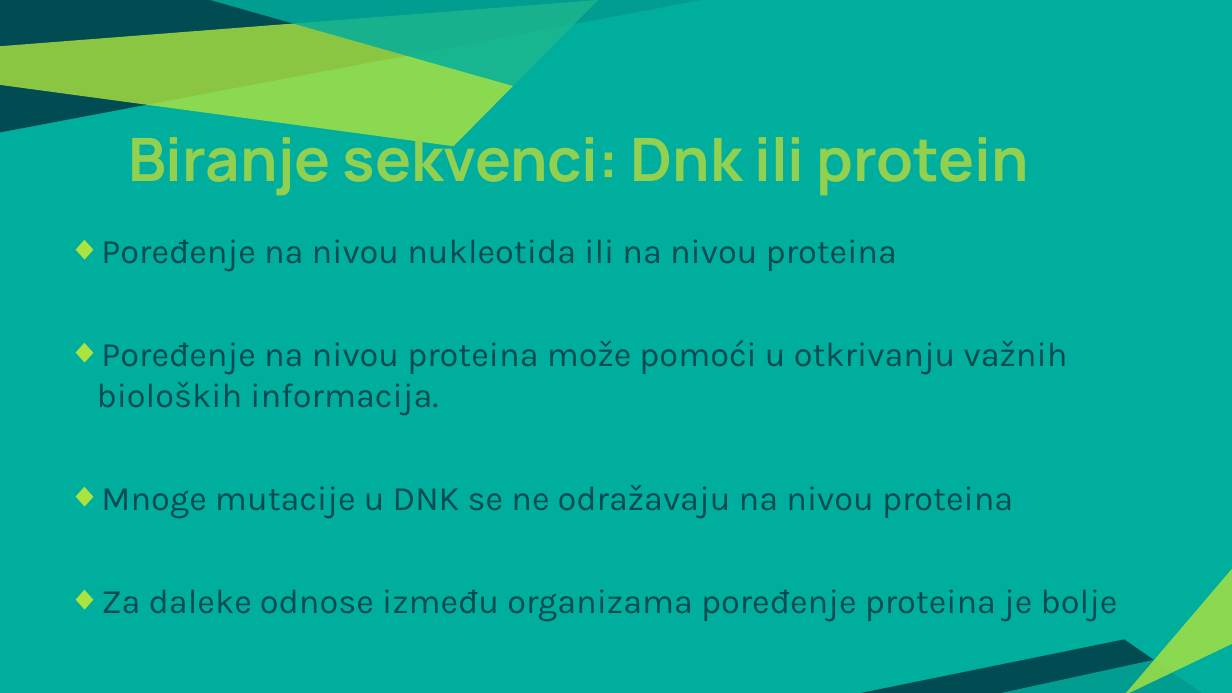
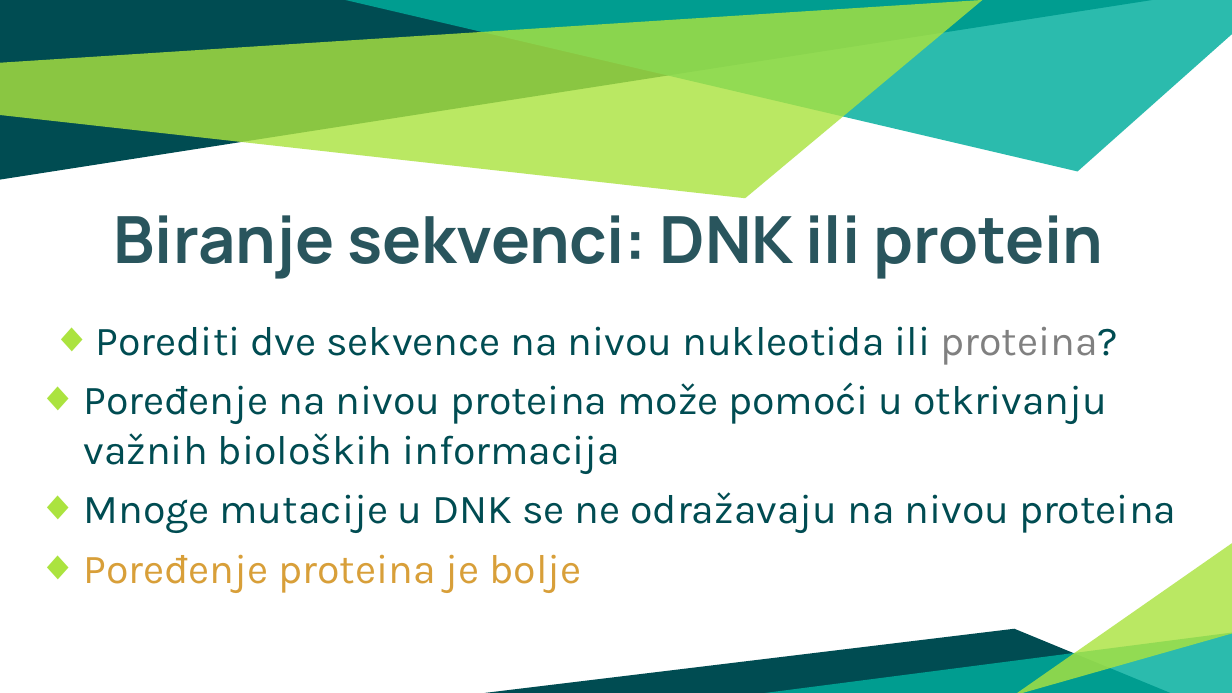
Before and after one commit to ozzy80/Large-Scale-Sequence-Comparison, a slide deck: slide 9 of Poređenje sekvenci velikih razmera.pptx. Drawn at 1232x693 pixels with LibreOffice and Linux fonts; fonts in the diff are those of the drawing. Boxes give left, top, right and bottom in pixels: in the first picture for what was removed or moved away, otherwise in the second. Text is boxed around its words. In the diff, an @@ line names an element or a change of style, - is before the commit and + after.

```diff
--- a/Poređenje sekvenci velikih razmera.pptx
+++ b/Poređenje sekvenci velikih razmera.pptx
@@ background #00AE9D to #FFFFFF @@
@@ freeform shape: place and size @@
-freeform shape at [0,0,598,147]
+freeform shape at [0,0,982,198]
@@ freeform shape: place and size @@
-freeform shape at [0,0,702,133]
+freeform shape at [0,0,1152,180]
@@ freeform shape: place and size @@
-freeform shape at [209,0,764,126]
+freeform shape at [345,0,1232,171]
@@ title at [114,215,1103,279]: text changed; size 35 to 38 pt; text colour #92D050 to #29555D @@
-Biranje sekvenci: Dnk ili protein
+Biranje sekvenci: DNK ili protein
@@ text "Porediti dve sekvence na nivou ...": place and size @@
-text "Porediti dve sekvence na nivou ..." at [97,239,1118,621]
+text "Porediti dve sekvence na nivou ..." at [84,326,1176,593]
@@ text at [84,326,1119,474]: text changed; size 20 to 24 pt @@
-◆ Poređenje na nivou nukleotida ili na nivou proteina
-◆ Poređenje na nivou proteina može pomoći u otkrivanju važnih bioloških informacija.
+◆ Porediti dve sekvence na nivou nukleotida ili proteina?
+◆ Poređenje na nivou proteina može pomoći u otkrivanju važnih bioloških informacija
@@ text at [84,492,1176,533]: size 20 to 24 pt in "Mnoge mutacije u DNK se ne odražavaju ..." @@
@@ text at [84,554,581,593]: text changed; size 20 to 24 pt; text colour #004C52 to #D89F39 @@
-◆ Za daleke odnose između organizama poređenje proteina je bolje
+◆ Poređenje proteina je bolje
@@ freeform shape: place and size @@
-freeform shape at [1124,567,1232,693]
+freeform shape at [1014,542,1232,693]
@@ freeform shape: place and size @@
-freeform shape at [859,639,1202,693]
+freeform shape at [484,628,1170,692]
@@ freeform shape: place and size @@
-freeform shape at [989,642,1232,693]
+freeform shape at [744,632,1232,693]
```
Also in this commit, not shown: 15 other slides changed, 11 slides added, 8 slides removed, 8 other files.
